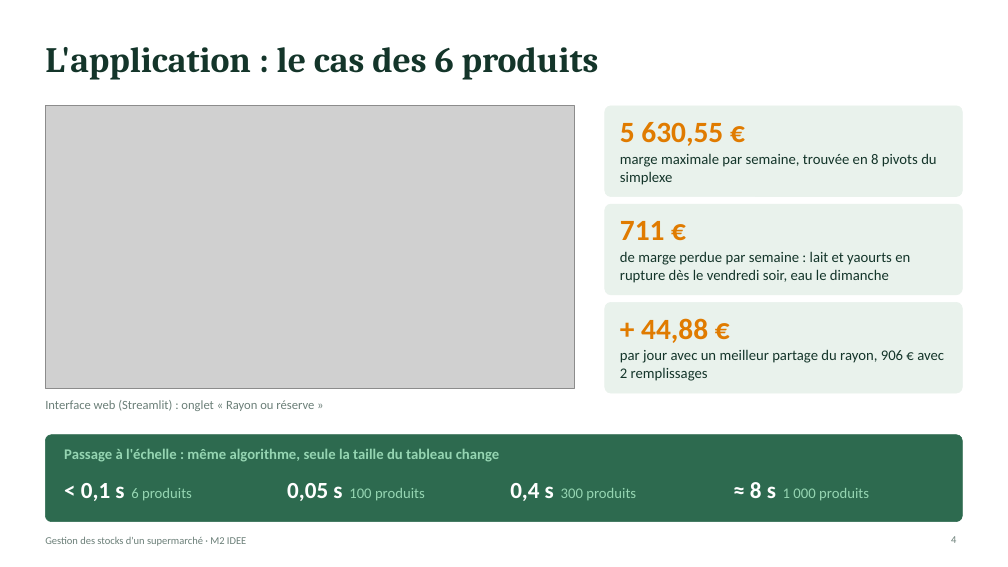
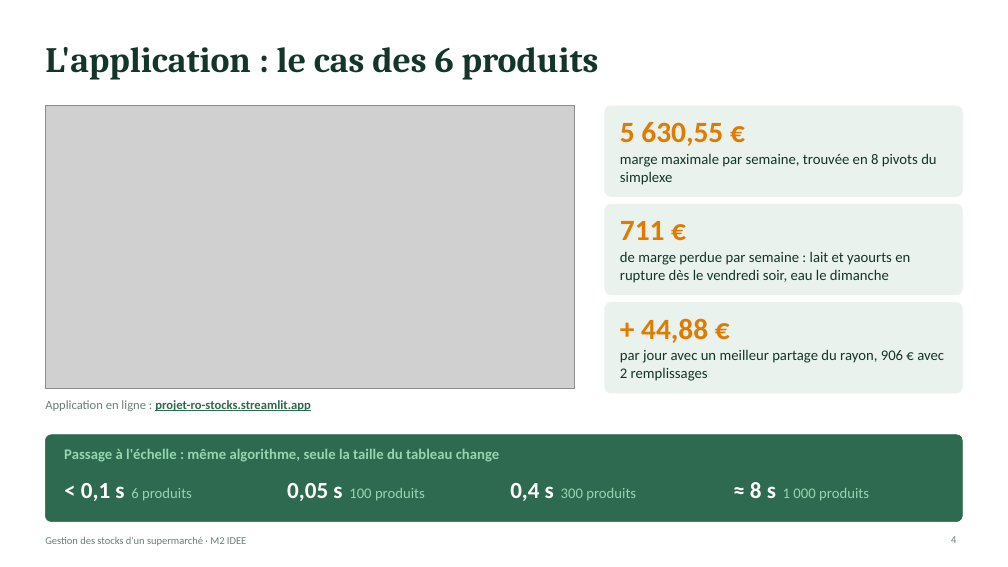
Before and after one commit to diakhouM/projet-ro-stocks, a slide deck: slide 4 of presentation/presentation_oral.pptx. Drawn at 1008x567 pixels with LibreOffice and Linux fonts; fonts in the diff are those of the drawing; grey boxes stand for pictures. Boxes give left, top, right and bottom in pixels: in the first picture for what was removed or moved away, otherwise in the second. Text is boxed around its words. In the diff, an @@ line names an element or a change of style, - is before the commit and + after.

```diff
--- a/presentation/presentation_oral.pptx
+++ b/presentation/presentation_oral.pptx
@@ text at box(45, 400, 311, 411): text changed; text colour #6B7F78 to #2D6A4F; bold on @@
-Interface web (Streamlit) : onglet « Rayon ou réserve »
+Application en ligne : projet-ro-stocks.streamlit.app
```
Also in this commit, not shown: 1 other slide changed, 3 other files.
